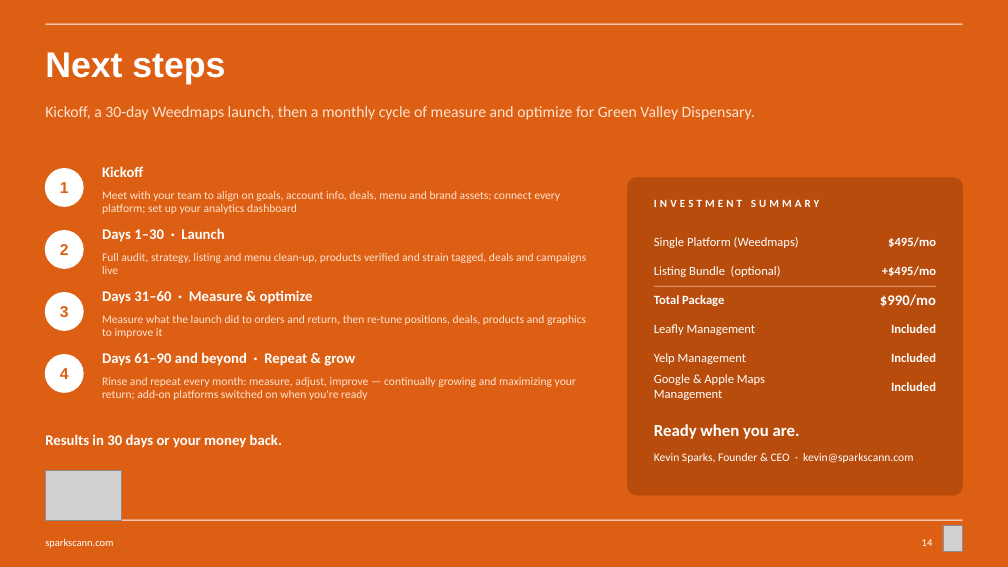
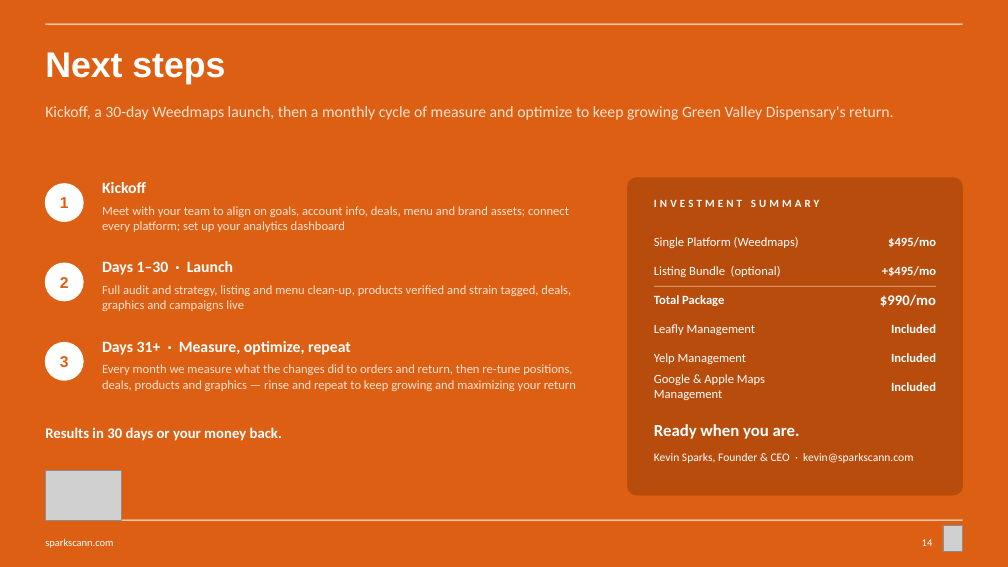
Before and after one commit to sparksmanagement/pitchdeckspecialist, a slide deck: slide 14 of decks/Sparks-x-example-green-valley.pptx. Drawn at 1008x567 pixels with LibreOffice and Linux fonts; fonts in the diff are those of the drawing; grey boxes stand for pictures. Boxes give left, top, right and bottom in pixels: in the first picture for what was removed or moved away, otherwise in the second. Text is boxed around its words. In the diff, an @@ line names an element or a change of style, - is before the commit and + after.

```diff
--- a/decks/Sparks-x-example-green-valley.pptx
+++ b/decks/Sparks-x-example-green-valley.pptx
@@ text at [45, 106, 893, 120]: text changed @@
-Kickoff, a 30-day Weedmaps launch, then a monthly cycle of measure and optimize for Green Valley Dispensary.
+Kickoff, a 30-day Weedmaps launch, then a monthly cycle of measure and optimize to keep growing Green Valley Dispensary's return.
@@ text "Kickoff" at [102, 182, 146, 193]: size 14 to 15 pt @@
@@ 2 texts, 1 ellipse: place and size @@
-2 texts, 1 ellipse at [45, 166, 143, 206]
+2 texts, 1 ellipse at [45, 182, 146, 222]
@@ text "Meet with your team to ...": place and size @@
-text "Meet with your team to ..." at [102, 191, 560, 214]
+text "Meet with your team to ..." at [102, 206, 569, 232]
@@ text "Meet with your team to ..." at [102, 206, 569, 232]: size 11 to 12 pt @@
@@ ellipse removed at [45, 231, 83, 268] @@
@@ text "2": place and size @@
-text "2" at [60, 244, 69, 255]
+text "2" at [60, 277, 69, 288]
@@ ellipse: place and size @@
-ellipse at [45, 293, 83, 330]
+ellipse at [45, 263, 83, 301]
@@ text "Days 1–30 · Launch" at [102, 261, 233, 275]: size 14 to 15 pt @@
@@ text "Days 1–30 · Launch": place and size @@
-text "Days 1–30 · Launch" at [102, 228, 224, 242]
+text "Days 1–30 · Launch" at [102, 261, 233, 275]
@@ text at [102, 285, 571, 311]: text changed; size 11 to 12 pt @@
-Full audit, strategy, listing and menu clean-up, products verified and strain tagged, deals and campaigns live
+Full audit and strategy, listing and menu clean-up, products verified and strain tagged, deals, graphics and campaigns live
@@ ellipse: place and size @@
-ellipse at [45, 355, 83, 392]
+ellipse at [45, 343, 83, 380]
@@ text "3": place and size @@
-text "3" at [60, 306, 69, 317]
+text "3" at [60, 356, 69, 367]
@@ text at [102, 341, 351, 355]: text changed; size 14 to 15 pt @@
-Days 31–60 · Measure & optimize
+Days 31+ · Measure, optimize, repeat
@@ text removed at [102, 352, 355, 366] @@
-Days 61–90 and beyond · Repeat & grow
@@ text removed at [60, 368, 69, 379] @@
-4
@@ text at [102, 364, 576, 391]: text changed; size 11 to 12 pt @@
-Measure what the launch did to orders and return, then re-tune positions, deals, products and graphics to improve it
+Every month we measure what the changes did to orders and return, then re-tune positions, deals, products and graphics — rinse and repeat to keep growing and maximizing your return
@@ text removed at [102, 377, 576, 400] @@
-Rinse and repeat every month: measure, adjust, improve — continually growing and maximizing your return; add-on platforms switched on when you're ready
@@ text "Results in 30 days or ...": place and size @@
-text "Results in 30 days or ..." at [45, 434, 282, 448]
+text "Results in 30 days or ..." at [45, 427, 282, 441]
```
Also in this commit, not shown: 8 other files.
